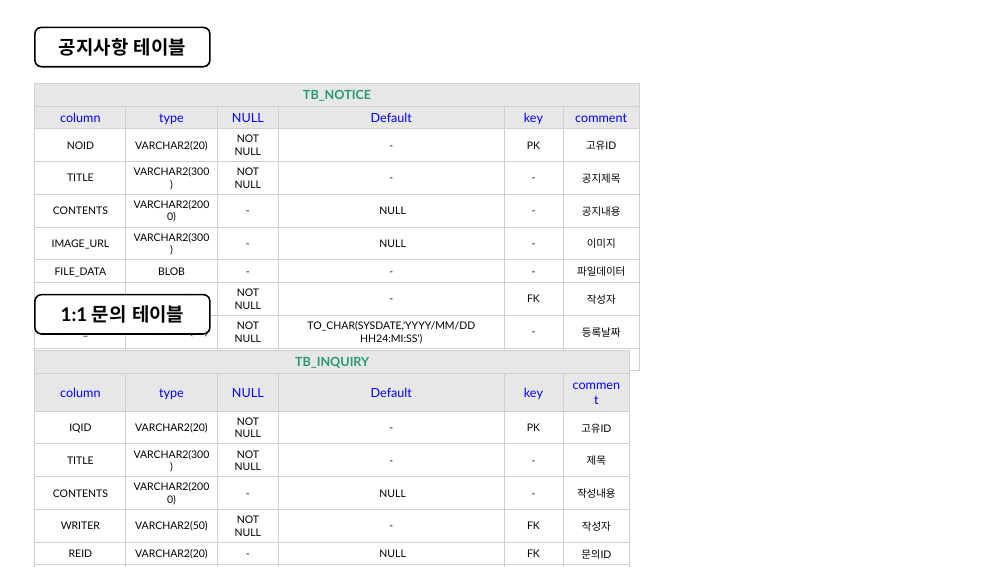
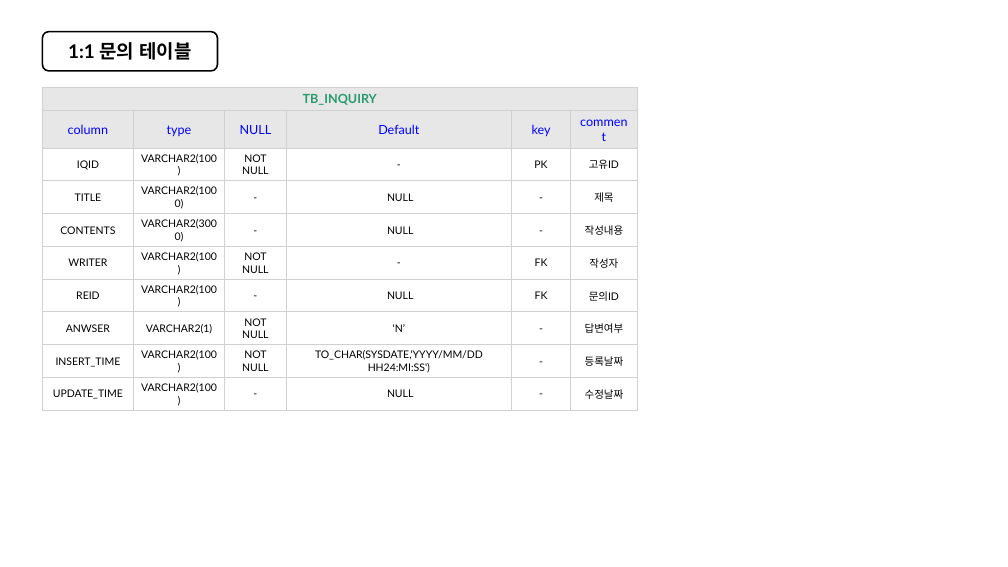
Before and after one commit to Engineer-Han/ITN2024, a slide deck: slide 12 of 01_메뉴얼/데이터 베이스/데이터베이스 스키마.pptx (slide 10 before the commit). Drawn at 1008x567 pixels with LibreOffice and Linux fonts; fonts in the diff are those of the drawing. Boxes give left, top, right and bottom in pixels: in the first picture for what was removed or moved away, otherwise in the second. Text is boxed around its words. In the diff, an @@ line names an element or a change of style, - is before the commit and + after.

```diff
--- a/01_메뉴얼/데이터 베이스/데이터베이스 스키마.pptx
+++ b/01_메뉴얼/데이터 베이스/데이터베이스 스키마.pptx
@@ rounded rectangle removed at <box>35,27,210,67</box> @@
-공지사항 테이블
@@ rounded rectangle "1:1 문의 테이블": place and size @@
-rounded rectangle "1:1 문의 테이블" at <box>35,295,210,334</box>
+rounded rectangle "1:1 문의 테이블" at <box>42,32,218,71</box>
@@ table removed at <box>35,83,639,348</box>, 10 rows, 6 columns @@
-TB_NOTICE |  |  |  |  | 
-column | type | NULL | Default | key | comment
-NOID | VARCHAR2(20) | NOT NULL | - | PK | 고유ID
-TITLE | VARCHAR2(300) | NOT NULL | - | - | 공지제목
-CONTENTS | VARCHAR2(2000) | - | NULL | - | 공지내용
-IMAGE_URL | VARCHAR2(300) | - | NULL | - | 이미지
-FILE_DATA | BLOB | - | - | - | 파일데이터
-WRITER | VARCHAR2(50) | NOT NULL | - | FK | 작성자
-INSERT_TIME | VARCHAR2(30) | NOT NULL | TO_CHAR(SYSDATE,'YYYY/MM/DD HH24:MI:SS') | - | 등록날짜
-UPDATE_TIME | VARCHAR2(30) | - | NULL | - | 수정날짜
@@ table at <box>42,88,637,403</box> @@
-row 3, column 2: VARCHAR2(20)
+row 3, column 2: VARCHAR2(100)
-row 4: TITLE | VARCHAR2(300) | NOT NULL | - | - | 제목
+row 4: TITLE | VARCHAR2(1000) | - | NULL | - | 제목
-row 5, column 2: VARCHAR2(2000)
+row 5, column 2: VARCHAR2(3000)
-row 6, column 2: VARCHAR2(50)
+row 6, column 2: VARCHAR2(100)
-row 7, column 2: VARCHAR2(20)
+row 7, column 2: VARCHAR2(100)
-row 8, column 2: VARCHAR2(5)
+row 8, column 2: VARCHAR2(1)
-row 9, column 2: VARCHAR2(30)
+row 9, column 2: VARCHAR2(100)
-row 10, column 2: VARCHAR2(30)
+row 10, column 2: VARCHAR2(100)
@@ table: place and size @@
-table at <box>35,351,629,563</box>
+table at <box>42,88,637,403</box>
```
Also in this commit, not shown: 8 other slides changed, 2 slides added, 2 other files.
